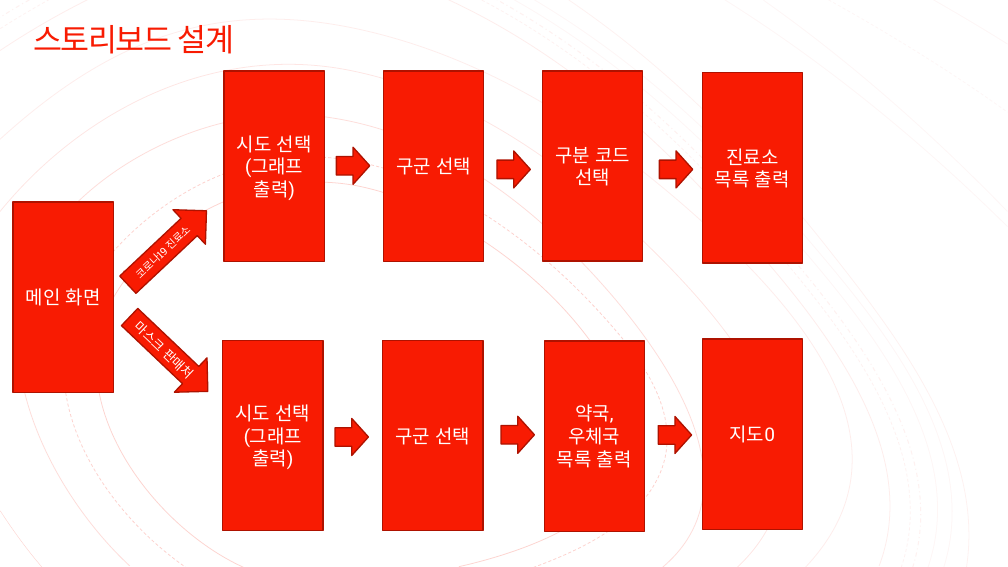
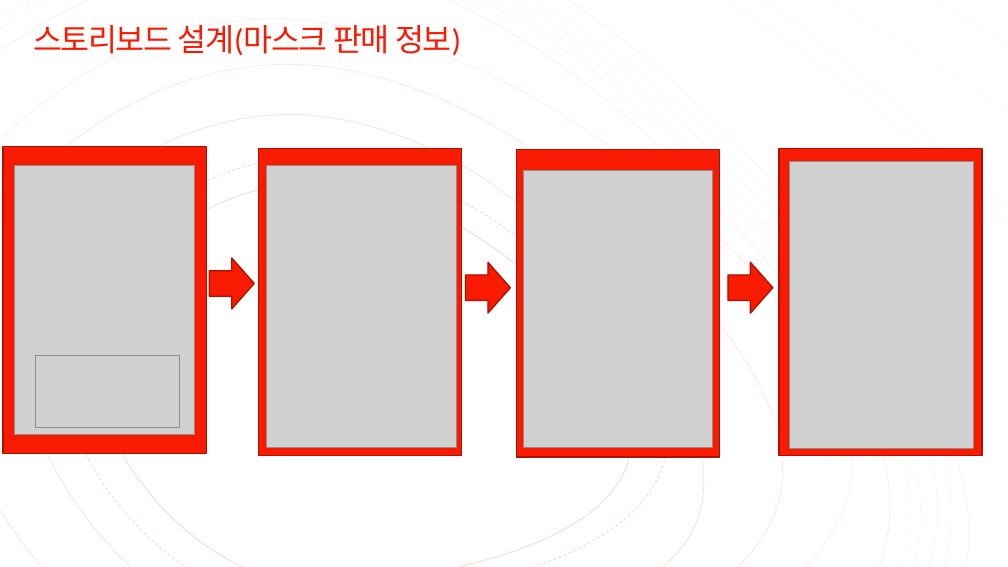
Before and after one commit to LEGO0937/Swift_Project, a slide deck: slide 5 of 스마트폰 게임 프로그래밍 기획발표.pptx. Drawn at 1008x567 pixels with LibreOffice and Linux fonts; fonts in the diff are those of the drawing; grey boxes stand for pictures. Boxes give left, top, right and bottom in pixels: in the first picture for what was removed or moved away, otherwise in the second. Text is boxed around its words. In the diff, an @@ line names an element or a change of style, - is before the commit and + after.

```diff
--- a/스마트폰 게임 프로그래밍 기획발표.pptx
+++ b/스마트폰 게임 프로그래밍 기획발표.pptx
@@ title at (x1=34, y1=25, x2=461, y2=55): text changed @@
-스토리보드 설계
+스토리보드 설계(마스크 판매 정보)
@@ rectangle removed at (x1=225, y1=71, x2=324, y2=262) @@
-시도 선택
-(그래프 출력)
@@ rectangle removed at (x1=383, y1=71, x2=483, y2=262) @@
-구군 선택
@@ rectangle removed at (x1=543, y1=71, x2=643, y2=262) @@
-구분 코드 선택
@@ rectangle removed at (x1=702, y1=73, x2=802, y2=263) @@
-진료소 목록 출력
@@ rectangle added at (x1=3, y1=146, x2=206, y2=454), fill #F81B02, outline #AF1301 1.25 pt @@
@@ rectangle added at (x1=259, y1=148, x2=462, y2=456), fill #F81B02, outline #AF1301 1.25 pt @@
@@ right arrow removed at (x1=337, y1=147, x2=370, y2=185) @@
@@ rectangle added at (x1=779, y1=148, x2=982, y2=456), fill #F81B02, outline #AF1301 1.25 pt @@
@@ picture added at (x1=14, y1=166, x2=194, y2=435) @@
@@ picture added at (x1=266, y1=166, x2=456, y2=448) @@
@@ rectangle added at (x1=516, y1=150, x2=720, y2=457), fill #F81B02, outline #AF1301 1.25 pt @@
@@ picture added at (x1=524, y1=171, x2=713, y2=448) @@
@@ right arrow removed at (x1=659, y1=151, x2=693, y2=188) @@
@@ picture added at (x1=789, y1=161, x2=973, y2=448) @@
@@ rectangle removed at (x1=13, y1=202, x2=113, y2=392) @@
-메인 화면
@@ right arrow removed at (x1=112, y1=193, x2=223, y2=302) @@
-코로나19 진료소
@@ right arrow added at (x1=209, y1=258, x2=254, y2=309), fill #F81B02, outline #AF1301 1.25 pt @@
@@ right arrow resized from (x1=497, y1=151, x2=530, y2=188) to (x1=466, y1=262, x2=510, y2=313) @@
@@ right arrow added at (x1=728, y1=262, x2=773, y2=313), fill #F81B02, outline #AF1301 1.25 pt @@
@@ triangle removed at (x1=123, y1=271, x2=148, y2=292) @@
@@ right arrow removed at (x1=113, y1=300, x2=225, y2=409) @@
-마스크 판매처
@@ picture added at (x1=35, y1=355, x2=179, y2=428) @@
@@ rectangle removed at (x1=223, y1=340, x2=323, y2=531) @@
-시도 선택
-(그래프 출력)
@@ rectangle removed at (x1=383, y1=340, x2=482, y2=531) @@
-구군 선택
@@ rectangle removed at (x1=544, y1=341, x2=644, y2=532) @@
-약국, 우체국 목록 출력
@@ rectangle removed at (x1=702, y1=340, x2=802, y2=530) @@
-지도0
@@ right arrow removed at (x1=335, y1=419, x2=368, y2=456) @@
@@ right arrow removed at (x1=501, y1=417, x2=535, y2=454) @@
@@ right arrow removed at (x1=659, y1=417, x2=692, y2=454) @@
```
Also in this commit, not shown: 1 other slide changed, 1 slide added.
